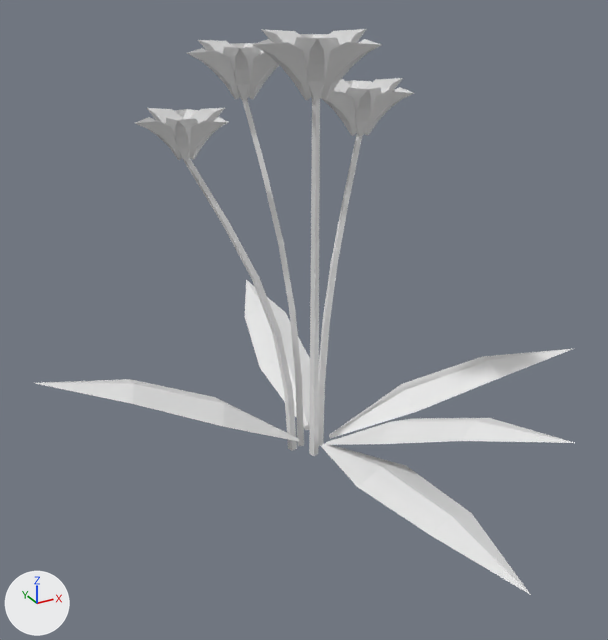
An edit to the Blender file assets/blender/src/tulip0.blend, drawn before and after from the same camera.
Both versions are drawn from a 50 mm lens placed at (-0.475, -0.836, 0.611), pointed at (-0.028, -0.024, 0.204). The axes (+X, +Y, +Z) are drawn at lower left. The lights are the same throughout. The picture after the commit comes second.

In view in the first picture: 'tulip0_bloom', 'tulip0_bloom2', 'tulip0_leaf', 'tulip0_stem'.
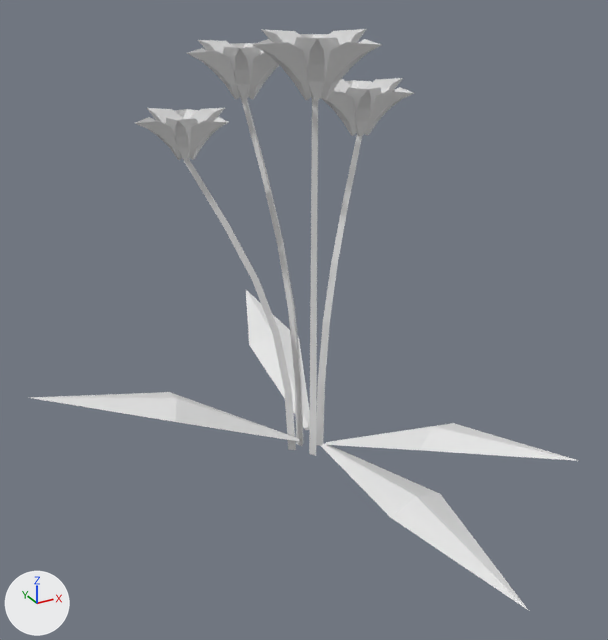
What differs and where, as boxes (x1, y1, x2, y2) in the pictures (608 x 640 px):
```json
{"object": "tulip0_leaf", "change": "reshaped", "before": [35, 280, 574, 595], "after": [30, 290, 579, 611]}
{"part": 1, "of": "me_tulip0_leaf", "change": "deleted", "before": [329, 349, 572, 438]}
{"part": 2, "of": "me_tulip0_leaf", "change": "cut back", "before": [321, 418, 574, 595], "after": [321, 423, 579, 611]}
{"part": 3, "of": "me_tulip0_leaf", "change": "cut back", "before": [35, 280, 310, 442], "after": [30, 290, 310, 442]}
```

Scene script edits in JSON lines:
```json
{"block": "me_tulip0_leaf", "where": "# used by ob_tulip0_leaf; location = (0.0, 0.0, 0.0)"}
{"op": "remove", "block": "me_tulip0_leaf", "code": "me_tulip0_leaf.from_pydata(...)  # 60 vertices, 30 faces; spans x -0.331..0.326, y -0.363..0.346, z 0.017..0.145"}
{"op": "add", "block": "me_tulip0_leaf", "code": "me_tulip0_leaf.from_pydata(...)  # 36 vertices, 16 faces; spans x -0.338..0.134, y -0.363..0.352, z -0.004..0.126"}
{"block": "me_tulip0_leaf", "change": "me_tulip0_leaf part 1: the loose piece of 12 vertices spanning x 0.018..0.326, y -0.123..-0.003, z 0.019..0.126 is deleted"}
{"block": "me_tulip0_leaf", "change": "me_tulip0_leaf part 2"}
{"block": "me_tulip0_leaf", "change": "12 vertices are removed from x 0.0..0.131, y -0.363..-0.2, z 0.017..0.145"}
{"block": "me_tulip0_leaf", "change": "8 faces are deleted"}
{"block": "me_tulip0_leaf", "change": "6 vertices move from x -0.021..0.083, y -0.141..-0.1, z 0.034..0.086 to x -0.013..0.105, y -0.2..-0.153, z 0.026..0.102"}
{"block": "me_tulip0_leaf", "change": "6 vertices are added at (0.134, -0.324, 0.126), (0.134, -0.324, 0.126), (0.134, -0.324, 0.126), (0.046, -0.363, -0.004), (0.046, -0.363, -0.004), (0.046, -0.363, -0.004)"}
{"block": "me_tulip0_leaf", "change": "4 new faces join them"}
{"block": "me_tulip0_leaf", "change": "me_tulip0_leaf part 3"}
{"block": "me_tulip0_leaf", "change": "12 vertices are removed from x -0.331..0.077, y 0.03..0.346, z 0.1..0.144"}
{"block": "me_tulip0_leaf", "change": "8 faces are deleted"}
{"block": "me_tulip0_leaf", "change": "6 vertices move from x -0.13..0.062, y -0.004..0.133, z 0.066..0.086 to x -0.186..0.073, y 0.011..0.191, z 0.076..0.102"}
{"block": "me_tulip0_leaf", "change": "6 vertices are added at (0.068, 0.352, 0.096), (0.068, 0.352, 0.096), (0.068, 0.352, 0.096), (-0.338, 0.092, 0.125), (-0.338, 0.092, 0.125), (-0.338, 0.092, 0.125)"}
{"block": "me_tulip0_leaf", "change": "4 new faces join them"}
```
